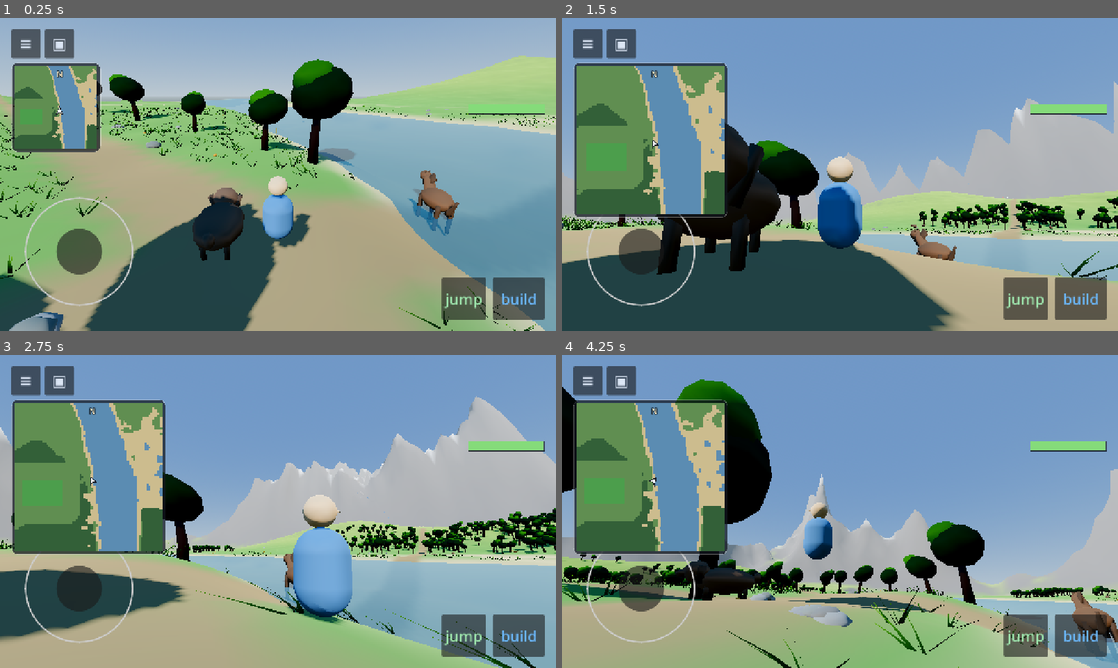
Above: before the commit, frames 1-4 (two rows, left to right).
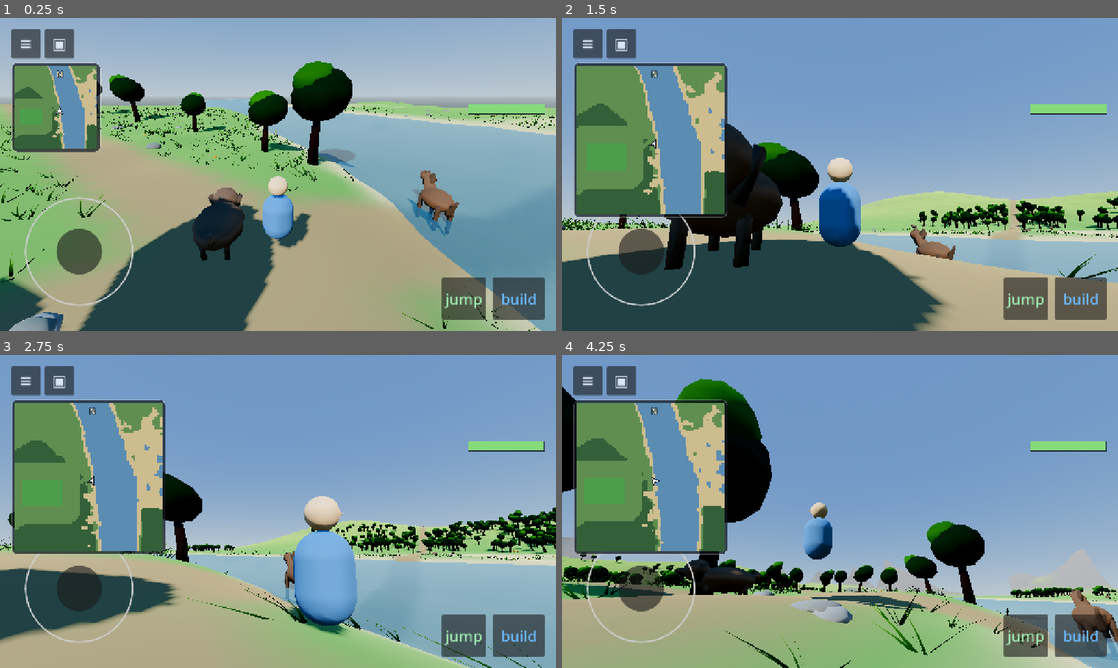
Above: after the commit, the same moments.

Repository: kabartay/aava
Game: Godot game, scene res://main.tscn
The game is run twice, just before and just after one commit, with the same random seed, the same clock (stepped at 60 frames per second) and the same inputs.
Inputs (mouse positions are in pixels of both pictures, inside the frame that each line leads up to):
- Up to frame 1 (0.25 s): no input
- Up to frame 2 (1.5 s): tap Enter at 0.5 s; drag from (840, 174) to (895, 105) at 0.52 s; drag from (617, 108) to (812, 237) at 1.27 s
- Up to frame 3 (2.75 s): move the mouse to (333, 442) at 2.02 s; hold D (move_right) from 2.03 s (still down); tap Enter at 2.1 s
- Up to frame 4 (4.25 s): release D (move_right) at 2.75 s; drag from (812, 574) to (673, 464) at 2.77 s; move the mouse to (1006, 558) at 3.52 s; hold A (move_left) from 3.53 s (still down); tap Shift (sprint) at 3.6 s; tap Space (jump) at 3.77, 4.07 s

The runs differ from the first frame. In frame 1, 7.3% of the frame differs, in the area x 0-100%, y 12-100%; in frame 2, 10%; in frame 3, 16%, in the area x 0-100%, y 13-100%; in frame 4, 8.5%.

Commit message:
Cut the streaming cost by five and turn the map arrow the right way
The tablet still jumped a little when new ground loaded. A chunk near the camp
cost 26 ms to build, against a 16 ms frame, and three were built per frame.

Collision was asking the height field for the same 4,225 heights the mesh had
just sampled. Where the mesh is already full resolution — the innermost ring,
which is where a child nearly always is and which is rebuilt most often — its
grid is reused instead. That was eight milliseconds.

The chunk now asks for its whole grid in one call, so the field can test once
whether the pitch, the levelled ground, the lakes or the paths reach this chunk
at all rather than asking again for every vertex. Worth 22% on chunks far from
the camp; near it the overlays genuinely apply and it changes little.

Paths no longer move the ground. They sank by nine centimetres — chosen small
enough that a child would not trip stepping onto one, and therefore also small
enough that nobody can see it. Computing that cost 1.47 µs on each of a chunk's
four and a half thousand vertices: six and a half milliseconds for a depression
the depth of a coin. What makes a path read is its colour and the bare earth,
both unchanged.

Grass no longer calls steepness_at, which takes four samples of its own, but
takes a forward difference from the height already in hand. Six hundred and
twenty candidates a tile times four calls was most of what a tile cost.

And chunks are built one per frame instead of three. The total work is the same
either way; a child feels the pause, not the throughput.

A chunk near the camp is now 19 ms rather than 26, and one is built per frame
rather than three: about five times less work in the frame where ground loads.

Tried and rejected: halving the innermost ring's mesh resolution. It looks like
a saving and is not — collision is full resolution regardless, and at step 2 the
two grids no longer match, so collision samples the field all over again and the
chunk costs 22.4 ms instead of 14.6.

Also: the map arrow pointed backwards. Screen rotation runs the opposite way to
the camera's yaw.

Diff:
--- a/src/dev/ci_check.gd
+++ b/src/dev/ci_check.gd
@@ -1885,10 +1885,32 @@
 		"no trees grow on a path"
 	)
 
-	# A path sinks, but only slightly: deep enough to read, shallow enough that
-	# nobody trips stepping onto it.
-	_expect(Paths.SINK > 0.0, "a path is worn into the ground")
-	_expect(Paths.SINK < 0.25, "but only by %.2f m, so there is no lip to trip on" % Paths.SINK)
+	# A path is made of colour and bare earth, not of a dent. It used to sink by
+	# nine centimetres, which was too little to see and cost six milliseconds a
+	# chunk to compute — so the ground is left alone and these are what remain.
+	var on_path := camp.lerp(PlaceSpec.centre_of(&"pool", camp), 0.5)
+	_expect(field.path_at(on_path.x, on_path.z) > 0.5, "the middle of a route is a path")
+	_expect(
+		is_equal_approx(
+			field.height_at(on_path.x, on_path.z),
+			field.height_at(on_path.x, on_path.z)
+		),
+		"and the ground under it is not moved"
+	)
+
+	# The grid the terrain is actually built from has to agree with the height
+	# anything else asks for, or the ground a child walks on is not the ground
+	# they can see.
+	var worst := 0.0
+	for corner in [Vector2(0.0, 0.0), Vector2(-320.0, 224.0), Vector2(896.0, 0.0)]:
+		var grid := field.fill_grid(corner.x, corner.y, 1.0, 33)
+		for row in 33:
+			for column in 33:
+				worst = maxf(worst, absf(
+					grid[row * 33 + column]
+					- field.height_at(corner.x + float(column), corner.y + float(row))
+				))
+	_expect(worst < 0.001, "the terrain grid matches height_at to %.5f m" % worst)
 
 	# The bounding rejection is what makes this affordable at all: without it
 	# the square roots came to roughly seven million per world build and
--- a/src/ui/minimap.gd
+++ b/src/ui/minimap.gd
@@ -197,9 +197,10 @@
 func _orient(yaw: float) -> void:
 	var centre := size * 0.5
 	_player_dot.position = centre - _player_dot.size * 0.5
-	# The map is drawn with world north up, so the arrow points the way the
-	# camera does, measured from up.
-	_player_dot.rotation = yaw
+	# The map is drawn with world north up, and the camera's yaw is measured the
+	# other way round from screen rotation — so the arrow pointed exactly
+	# backwards until this was negated.
+	_player_dot.rotation = -yaw
 	_player_dot.pivot_offset = _player_dot.size * 0.5
 	_compass.position = Vector2(centre.x - _compass.size.x * 0.5, 4.0)
 
--- a/src/world/height_field.gd
+++ b/src/world/height_field.gd
@@ -144,15 +144,82 @@
 	if lake > 0.0:
 		floor_height = lerpf(floor_height, WATER_LEVEL - Lakes.DEPTH, lake)
 
-	# Paths sink very slightly where they are walked. Applied after the places,
-	# so a path running into the café's flat apron settles onto it rather than
-	# cutting a groove across it.
-	var path := Paths.influence_fast(x, z)
-	if path > 0.0:
-		floor_height -= Paths.SINK * path
-
 	return floor_height
 
+## Fill a square grid of heights in one call.
+##
+## The chunk used to ask for each height on its own, and every one of those
+## calls re-tested whether this point was near the football pitch, the levelled
+## ground under the places, a lake, or a path. Those are four bounding tests
+## repeated four and a half thousand times for an answer that is the same across
+## the whole chunk: near the camp the overlays doubled the cost of a chunk, from
+## 11.9 ms to 26.1.
+##
+## Tested once here, against the grid's own box, and then skipped entirely for
+## every chunk they do not touch — which is most of the world.
+func fill_grid(
+	origin_x: float, origin_z: float, step: float, count: int
+) -> PackedFloat32Array:
+	var out := PackedFloat32Array()
+	out.resize(count * count)
+
+	var span := step * float(count - 1)
+	var far_x := origin_x + span
+	var far_z := origin_z + span
+	var camp := camp_centre()
+
+	# Does anything at all reach into this square? A box against a box.
+	var margin := 8.0
+	var pitch_here := Pitch.touches_box(origin_x - margin, origin_z - margin, far_x + margin, far_z + margin)
+	var places_here := _box_near(origin_x, origin_z, far_x, far_z, camp, PlaceSpec.BOUNDS_HALF + margin)
+	var lakes_here := _box_near(origin_x, origin_z, far_x, far_z, Vector3.ZERO, Lakes.BOUNDS + margin)
+	var dams_here := not dams_built.is_empty()
+
+	for gz in count:
+		var z := origin_z + step * float(gz)
+		for gx in count:
+			var x := origin_x + step * float(gx)
+			var height := _raw_height(x, z)
+
+			if pitch_here:
+				var pitch := Pitch.influence(x, z)
+				if pitch > 0.0:
+					height = lerpf(height, PITCH_LEVEL, pitch)
+			if places_here:
+				var places := PlaceSpec.influence(x, z, camp)
+				if places > 0.0:
+					height = lerpf(height, _place_level(), places)
+					height -= PlaceSpec.excavation(x, z, camp)
+			if lakes_here:
+				var lake := Lakes.influence(x, z)
+				if lake > 0.0:
+					height = lerpf(height, WATER_LEVEL - Lakes.DEPTH, lake)
+			if dams_here:
+				height += DamSpec.fill(x, z, river_centre_x(z), dams_built)
+			out[gz * count + gx] = height
+	return out
+
+## Whether a box comes within `reach` of a centre. Both are axis-aligned, so
+## this is four comparisons and no square root.
+func _box_near(
+	x0: float, z0: float, x1: float, z1: float, centre: Vector3, reach: float
+) -> bool:
+	if x1 < centre.x - reach or x0 > centre.x + reach:
+		return false
+	if z1 < centre.z - reach or z0 > centre.z + reach:
+		return false
+	return true
+
+## A path no longer moves the ground at all.
+##
+## It used to sink by nine centimetres, which was chosen small enough that a
+## child would not trip stepping onto one — and is therefore also small enough
+## that nobody can see it. What makes a path read is its colour and the fact
+## that nothing grows on it, both of which are unchanged. Asking for it while
+## building the ground cost 1.47 µs on every one of a chunk's four and a half
+## thousand vertices: six and a half milliseconds a chunk for a depression the
+## depth of a coin.
+##
 ## How much of a walked path is at this point. Asked by the terrain when it
 ## chooses a colour and by the vegetation when it decides whether to grow.
 func path_at(x: float, z: float) -> float:
--- a/src/world/pitch.gd
+++ b/src/world/pitch.gd
@@ -51,6 +51,17 @@
 ## pitch — its height, its grass colour, whether trees may grow — is this one
 ## number, so the surface, the paint and the planting can never disagree about
 ## where the pitch is.
+## Whether a box comes near enough to the pitch for any of it to matter. Lets a
+## whole terrain chunk skip the pitch in one test instead of once per vertex.
+static func touches_box(x0: float, z0: float, x1: float, z1: float) -> bool:
+	var reach_x := HALF_LENGTH + 40.0
+	var reach_z := HALF_WIDTH + 40.0
+	if x1 < CENTRE.x - reach_x or x0 > CENTRE.x + reach_x:
+		return false
+	if z1 < CENTRE.z - reach_z or z0 > CENTRE.z + reach_z:
+		return false
+	return true
+
 static func influence(x: float, z: float) -> float:
 	var dx := absf(x - CENTRE.x) - (HALF_LENGTH + APRON)
 	var dz := absf(z - CENTRE.z) - (HALF_WIDTH + APRON)
--- a/src/world/terrain.gd
+++ b/src/world/terrain.gd
@@ -14,7 +14,11 @@
 ## far cheaper than stitching meshes together.
 
 ## Chunks built per frame while streaming. Low enough that walking never stutters.
-const CHUNKS_PER_FRAME := 3
+## One at a time. Three chunks in a frame is three times the stutter in that
+## frame — the total work is unchanged either way, but a child feels the pause,
+## not the throughput. Ground fills in a little further behind them and nothing
+## else is any different.
+const CHUNKS_PER_FRAME := 1
 
 var field: HeightField
 
--- a/src/world/terrain_chunk.gd
+++ b/src/world/terrain_chunk.gd
@@ -54,14 +54,12 @@
 	# the chunk's own edge still have neighbours to take a slope from and the
 	# seams between chunks stay smooth.
 	var padded := grid + 2
-	var heights := PackedFloat32Array()
-	heights.resize(padded * padded)
-	for pz in padded:
-		var world_z := origin_z + float((pz - 1) * step)
-		for px in padded:
-			heights[pz * padded + px] = field.height_at(
-				origin_x + float((px - 1) * step), world_z
-			)
+	# One call for the whole grid, so the field can test once per chunk whether
+	# the pitch, the places, the lakes or the paths reach it at all — instead of
+	# asking that question again for every vertex.
+	var heights := field.fill_grid(
+		origin_x - float(step), origin_z - float(step), float(step), padded
+	)
 
 	var span := float(step) * 2.0
 	for gz in grid:
@@ -113,18 +111,35 @@
 	add_child(visual)
 
 	if with_collision:
-		_add_collision(field, origin_x, origin_z, size)
-
-## Collision is a separate, always-full-resolution heightmap. Detail rings exist
-## to save triangles on screen; the player must never fall through a hill because
-## the ground they are standing on happened to be drawn coarsely.
-func _add_collision(field: HeightField, origin_x: float, origin_z: float, size: int) -> void:
+		_add_collision(field, origin_x, origin_z, size, step, heights, padded)
+
+## Collision is always at full resolution. Detail rings exist to save triangles
+## on screen; the player must never fall through a hill because the ground they
+## are standing on happened to be drawn coarsely.
+##
+## Where the mesh is already at full resolution — the innermost ring, which is
+## the one a child is nearly always standing in and the one rebuilt most often
+## as they walk — its grid is reused rather than the field being asked for the
+## same 4,225 heights a second time. That was eight of the twenty-two
+## milliseconds a near chunk cost to build.
+func _add_collision(
+	field: HeightField, origin_x: float, origin_z: float, size: int,
+	step: int, heights: PackedFloat32Array, padded: int
+) -> void:
 	var samples := size + 1
 	var data := PackedFloat32Array()
 	data.resize(samples * samples)
-	for z in samples:
-		for x in samples:
-			data[z * samples + x] = field.height_at(origin_x + float(x), origin_z + float(z))
+
+	if step == 1:
+		# The mesh sampled these very points, with one ring of padding round the
+		# outside; the collision grid is that array with the padding dropped.
+		for z in samples:
+			for x in samples:
+				data[z * samples + x] = heights[(z + 1) * padded + (x + 1)]
+	else:
+		for z in samples:
+			for x in samples:
+				data[z * samples + x] = field.height_at(origin_x + float(x), origin_z + float(z))
 
 	var shape := HeightMapShape3D.new()
 	shape.map_width = samples
--- a/src/world/terrain_spec.gd
+++ b/src/world/terrain_spec.gd
@@ -25,6 +25,11 @@
 ## triangles across, which is invisible at that distance and halves the vertex
 ## work for the third of the world that is furthest from the camera.
 const RINGS := [
+	## Step 1, not 2. Halving the mesh resolution here looks like a saving and is
+	## not: the collision grid is full resolution either way, and at step 1 the
+	## mesh and the collision share one set of samples. At step 2 they no longer
+	## match, collision samples the field all over again, and the chunk costs
+	## more than it did before — 22.4 ms against 14.6.
 	{"radius": 1, "step": 1, "collide": true},
 	{"radius": 3, "step": 2, "collide": true},
 	{"radius": 6, "step": 4, "collide": false},
--- a/src/world/vegetation_tile.gd
+++ b/src/world/vegetation_tile.gd
@@ -79,7 +79,14 @@
 		var height := field.height_at(world_x, world_z)
 		if height < HeightField.WATER_LEVEL + 0.35 or height > HeightField.TREELINE:
 			continue
-		if field.steepness_at(world_x, world_z) > 0.5:
+		# A forward difference from the height already in hand, rather than
+		# steepness_at, which takes four more samples of its own. Six hundred
+		# and twenty candidates a tile times four calls is most of what a tile
+		# costs, and a tuft of grass does not need the exact gradient — it needs
+		# to know whether this is a slope.
+		var rise_x := field.height_at(world_x + 1.2, world_z) - height
+		var rise_z := field.height_at(world_x, world_z + 1.2) - height
+		if (rise_x * rise_x + rise_z * rise_z) > 0.36:
 			continue
 		# Nothing grows on a mown pitch. Grass tufts are placed by their own
 		# rule rather than by forest density, so suppressing trees there was
